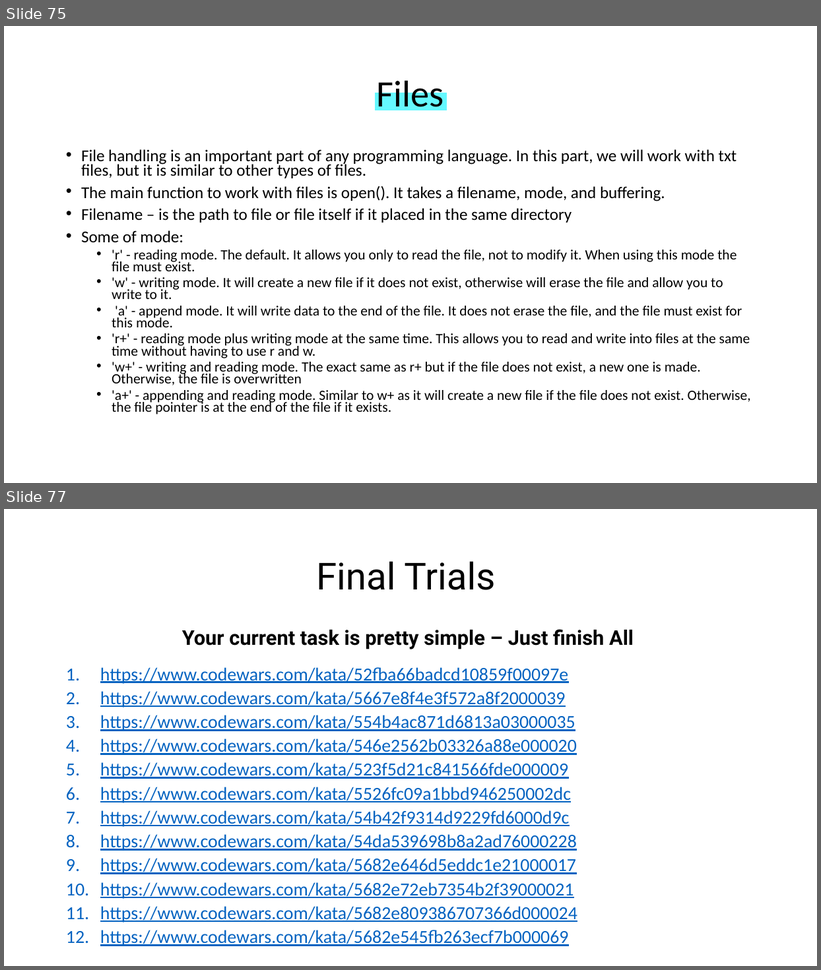
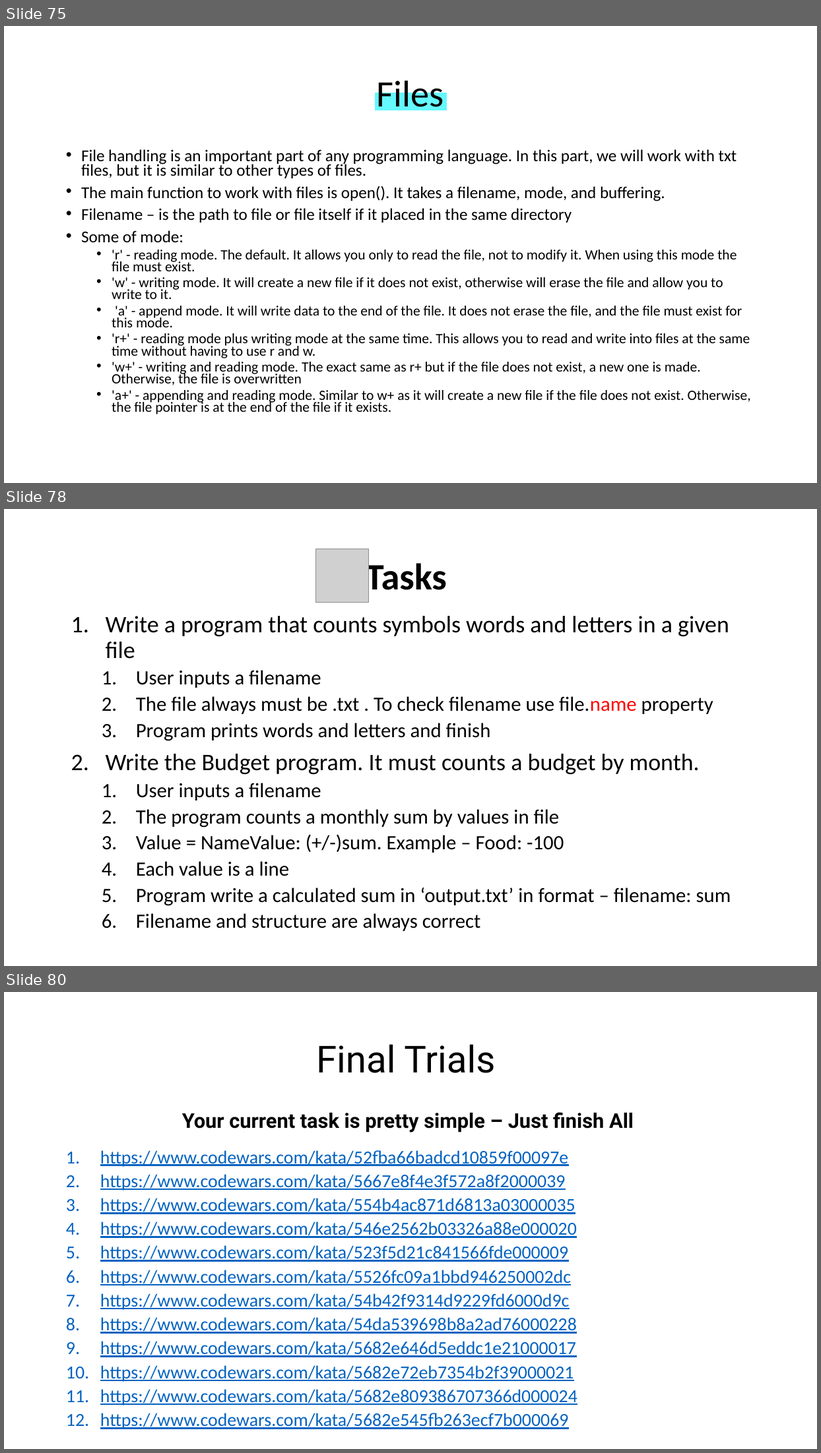
Before and after one commit to WonderLuc/brother-bootcamp, a slide deck: python 101/python_101.pptx. Shown one above the other, each under a label of ours: slides 75 and 77 before the commit, slides 75, 78 and 80 after it; the slides between them are not shown. The pictures are 821x970 and 821x1453 pixels, drawn with LibreOffice and Linux fonts; fonts in the diff are those of the drawing; grey boxes stand for pictures; background and template pictures are left out. Boxes give left, top, right and bottom in pixels: in the first picture for what was removed or moved away, otherwise in the second. Text is boxed around its words. In the diff, an @@ line names an element or a change of style, - is before the commit and + after.

```diff
--- a/python 101/python_101.pptx
+++ b/python 101/python_101.pptx
@@ slide 78 added at (4,509,817,966), background picture (left out) @@
@@ picture added at (316,549,369,602) @@
@@ text added at (366,558,447,598), 44 pt, text #000000, bold @@
+Tasks
@@ text added at (106,616,731,931), 24 pt, text #000000 @@
+1. Write a program that counts symbols words and letters in a given file
+  1. User inputs a filename
+  2. The file always must be .txt . To check filename use file.name property
+  3. Program prints words and letters and finish
+2. Write the Budget program. It must counts a budget by month.
+  1. User inputs a filename
+  2. The program counts a monthly sum by values in file
+  3. Value = NameValue: (+/-)sum. Example – Food: -100
+  4. Each value is a line
+  5. Program write a calculated sum in ‘output.txt’ in format – filename: sum
+  6. Filename and structure are always correct
@@ what was slide 77 is now slide 80 @@
```
Also in this commit, not shown: 1 slide changed, 3 other slides added, 1 slide removed, 5 other files.
